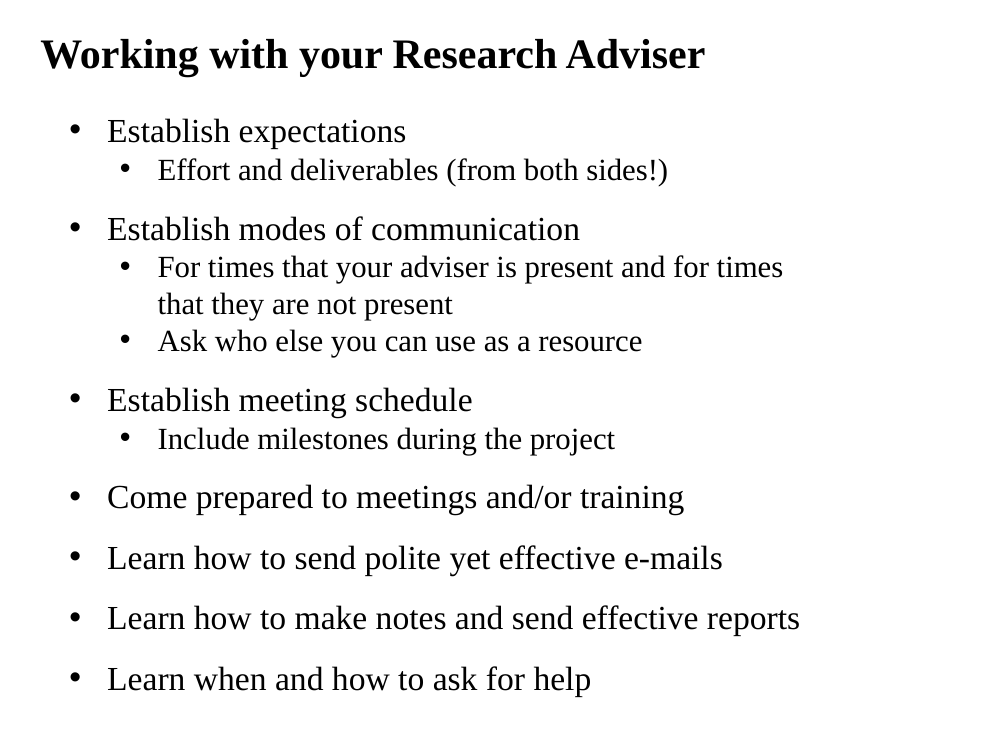
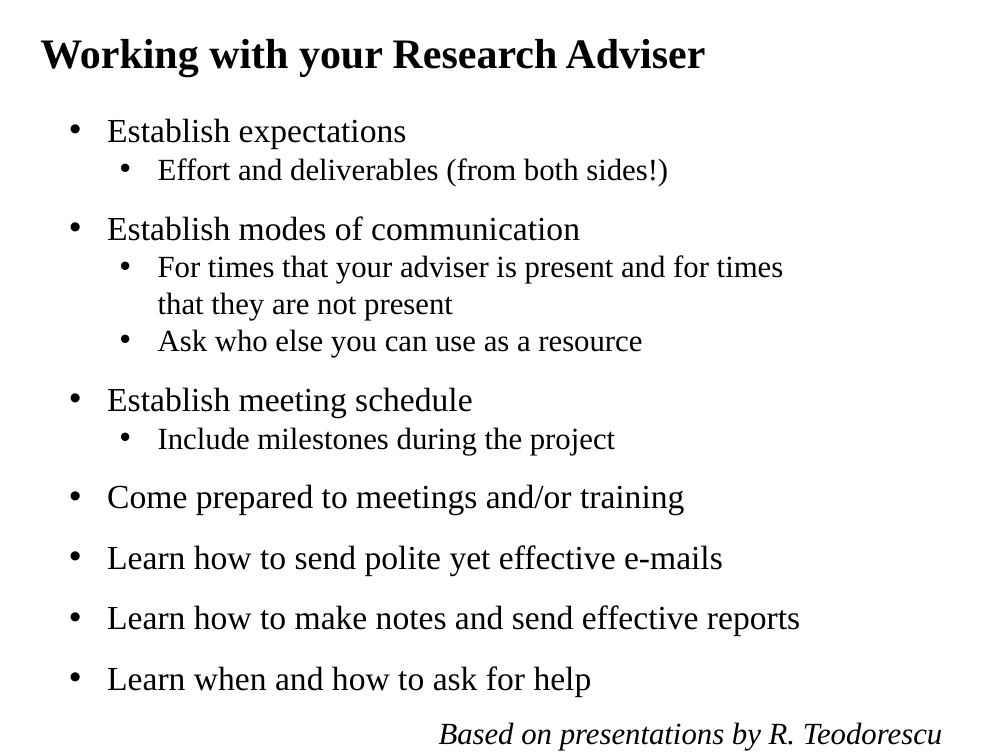
Before and after one commit to ajvanderhorst/PhysicsCapstoneGW, a slide deck: slide 4 of Slides/Class02.pptx. Drawn at 1008x756 pixels with LibreOffice and Linux fonts; fonts in the diff are those of the drawing. Boxes give left, top, right and bottom in pixels: in the first picture for what was removed or moved away, otherwise in the second. Text is boxed around its words. In the diff, an @@ line names an element or a change of style, - is before the commit and + after.

```diff
--- a/Slides/Class02.pptx
+++ b/Slides/Class02.pptx
@@ text added at (439,722,943,750), 22 pt, text #000000, italic @@
+Based on presentations by R. Teodorescu
```
Also in this commit, not shown: 1 other slide changed.
